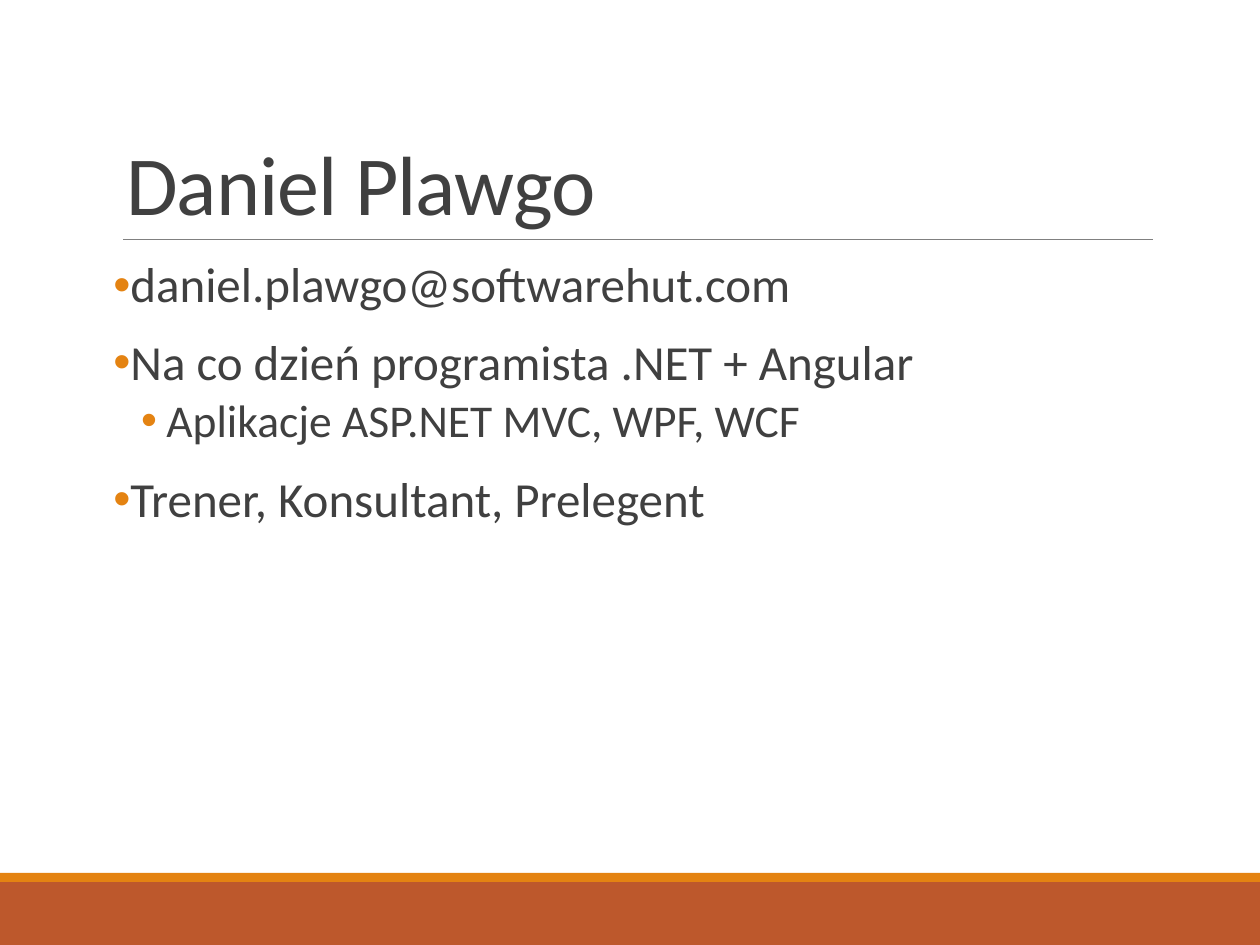
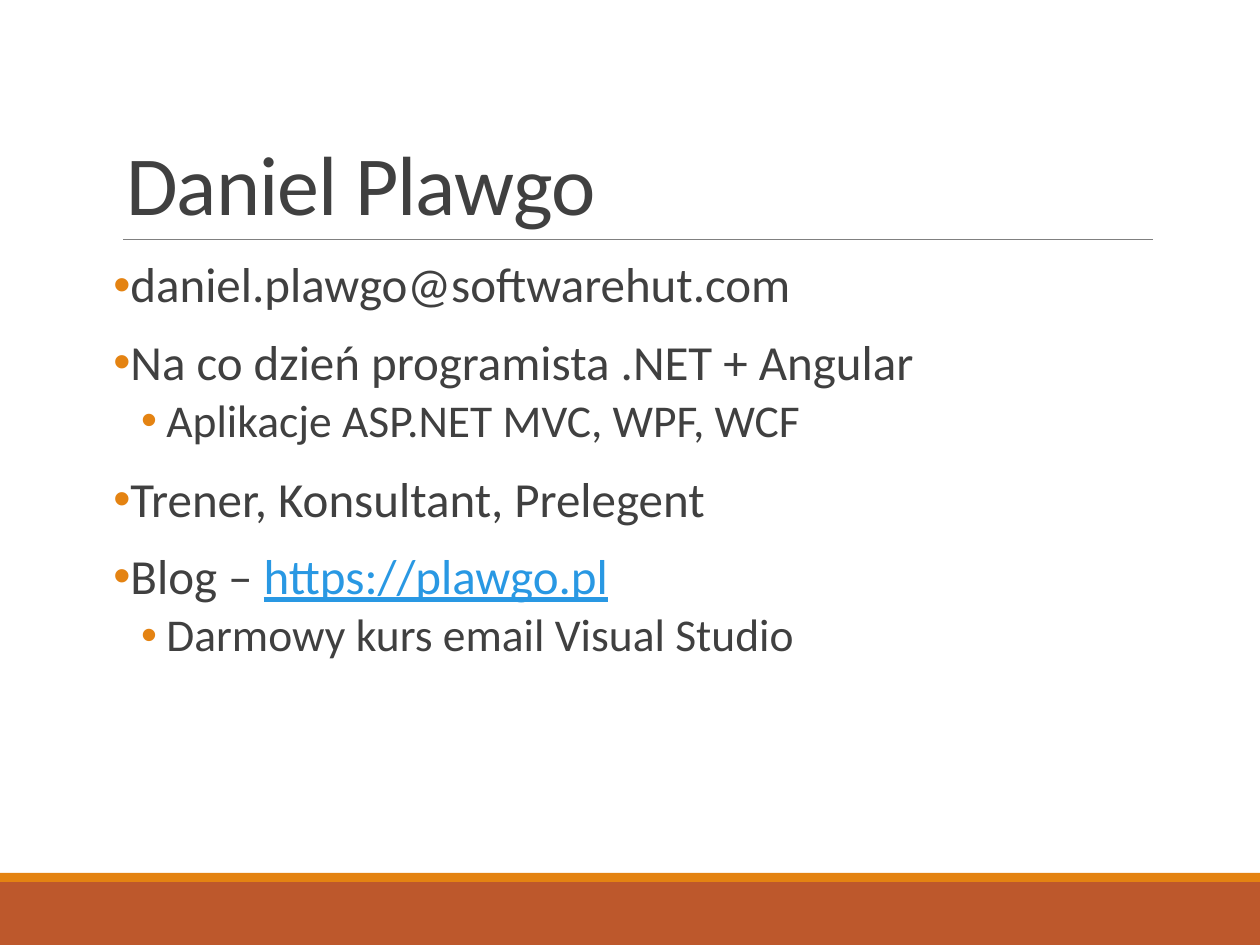
Before and after one commit to danielplawgo/NugetForASPMVC, a slide deck: slide 2 of Prezentacja.pptx. Drawn at 1260x945 pixels with LibreOffice and Linux fonts; fonts in the diff are those of the drawing. Boxes give left, top, right and bottom in pixels: in the first picture for what was removed or moved away, otherwise in the second. Text is boxed around its words. In the diff, an @@ line names an element or a change of style, - is before the commit and + after.

```diff
--- a/Prezentacja.pptx
+++ b/Prezentacja.pptx
@@ text at <box>130,560,793,659</box>: paragraphs added @@
+• Blog – https://plawgo.pl
+  • Darmowy kurs email Visual Studio
```
Also in this commit, not shown: 2 other slides changed, 1 slide added, 3 other files.
